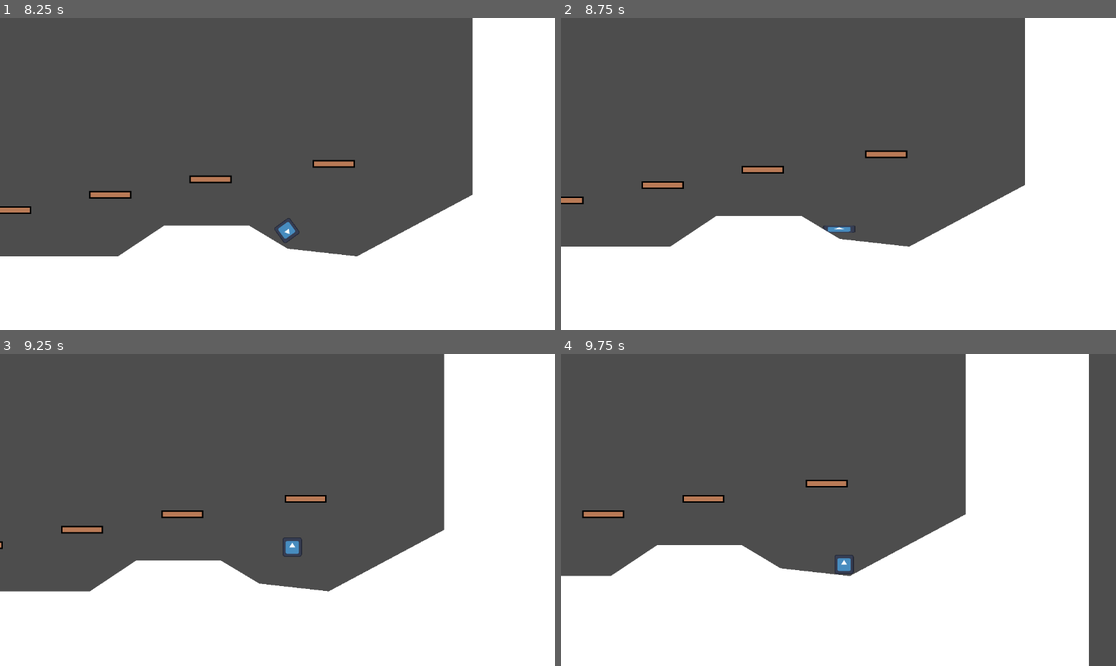
Above: before the commit, frames 1-4 (two rows, left to right).
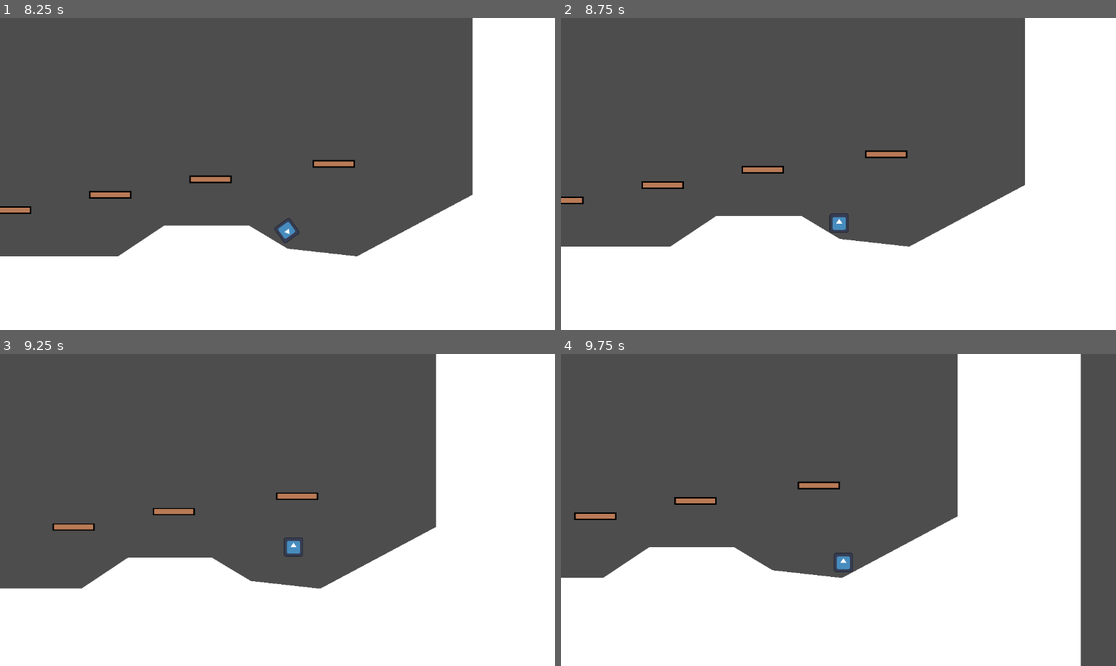
Above: after the commit, the same moments.

Repository: FreyjaMentado/SlimeGame
Game: Godot game, scene res://world.tscn
Same seed, same stepped clock (60 frames per second), same inputs: the game is played once before the commit and once after it. The engine's default icon, where the game draws it, is replaced by a stand-in: a white triangle on a blue panel in a dark square.
Inputs:
- Up to frame 1 (8.25 s): tap Enter (ui_accept) at 0.5 s; hold D (move_right) 0.53-2.03 s; tap Ctrl (ground_pound) every 0.75 s from 0.6 to 8.1 s; tap Space (jump) at 0.77, 1.52, 3.02, 3.77, 4.52, 6.02, 6.77, 7.52 s; hold A (move_left) 2.03-2.78 s; hold D (move_right) 2.78-4.28 s; hold A (move_left) 4.28-5.03 s; hold D (move_right) 5.03-5.78 s; hold A (move_left) 5.78-7.28 s; hold D (move_right) from 7.28 s (still down)
- Up to frame 2 (8.75 s): keep holding D (move_right)
- Up to frame 3 (9.25 s): keep holding D (move_right); tap Ctrl (ground_pound) at 8.85 s; tap Space (jump) at 9.02 s
- Up to frame 4 (9.75 s): release D (move_right) at 9.53 s; hold A (move_left) from 9.53 s (still down); tap Ctrl (ground_pound) at 9.6 s

Frame 1 is identical in both runs. In frame 2, 0.2% of the frame differs, in the area x 47-54%, y 62-69%; in frame 3, 2.9%; in frame 4, 3.7%, in the area x 0-96%, y 0-100%.

Commit message:
speed up ground pound land animation

Diff:
--- a/player/player.tscn
+++ b/player/player.tscn
@@ -44,7 +44,8 @@
 
 [sub_resource type="Animation" id="Animation_28wjt"]
 resource_name = "GroundPoundLand"
-length = 0.4
+length = 0.3
+step = 0.01
 tracks/0/type = "value"
 tracks/0/imported = false
 tracks/0/enabled = true
@@ -52,7 +53,7 @@
 tracks/0/interp = 1
 tracks/0/loop_wrap = true
 tracks/0/keys = {
-"times": PackedFloat32Array(0, 0.051069, 0.20019, 0.302328, 0.4),
+"times": PackedFloat32Array(0, 0.051069, 0.140907, 0.220388, 0.299735),
 "transitions": PackedFloat32Array(1, 1, 1, 1, 1),
 "update": 0,
 "values": [Vector2(5.68434e-14, 4.76837e-07), Vector2(-1.78814e-07, 5), Vector2(0, 7.25), Vector2(0, 7.25), Vector2(0, 0)]
@@ -64,7 +65,7 @@
 tracks/1/interp = 1
 tracks/1/loop_wrap = true
 tracks/1/keys = {
-"times": PackedFloat32Array(0, 0.051069, 0.20019, 0.302328, 0.4),
+"times": PackedFloat32Array(0, 0.051069, 0.140907, 0.220388, 0.299735),
 "transitions": PackedFloat32Array(1, 1, 1, 1, 1),
 "update": 0,
 "values": [Vector2(0.15625, 0.15625), Vector2(0.21875, 0.078125), Vector2(0.28125, 0.0429688), Vector2(0.28125, 0.0429688), Vector2(0.156, 0.156)]
@@ -76,7 +77,7 @@
 tracks/2/interp = 1
 tracks/2/loop_wrap = true
 tracks/2/keys = {
-"times": PackedFloat32Array(0.4),
+"times": PackedFloat32Array(0.299735),
 "transitions": PackedFloat32Array(1),
 "values": [{
 "args": [],
